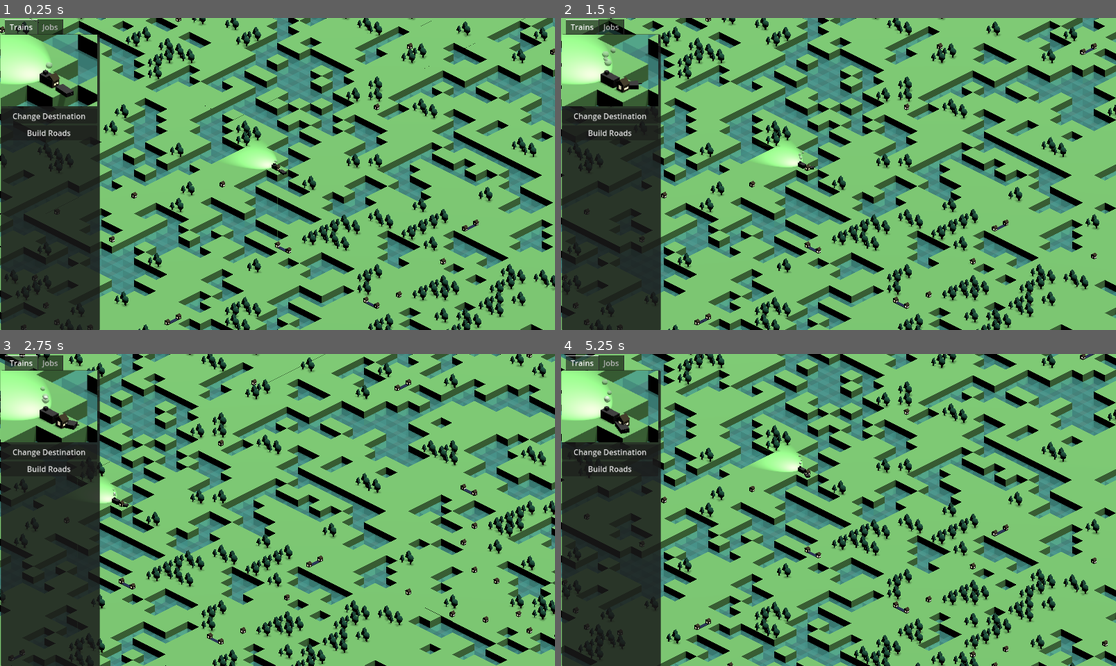
Above: before the commit, frames 1-4 (two rows, left to right).
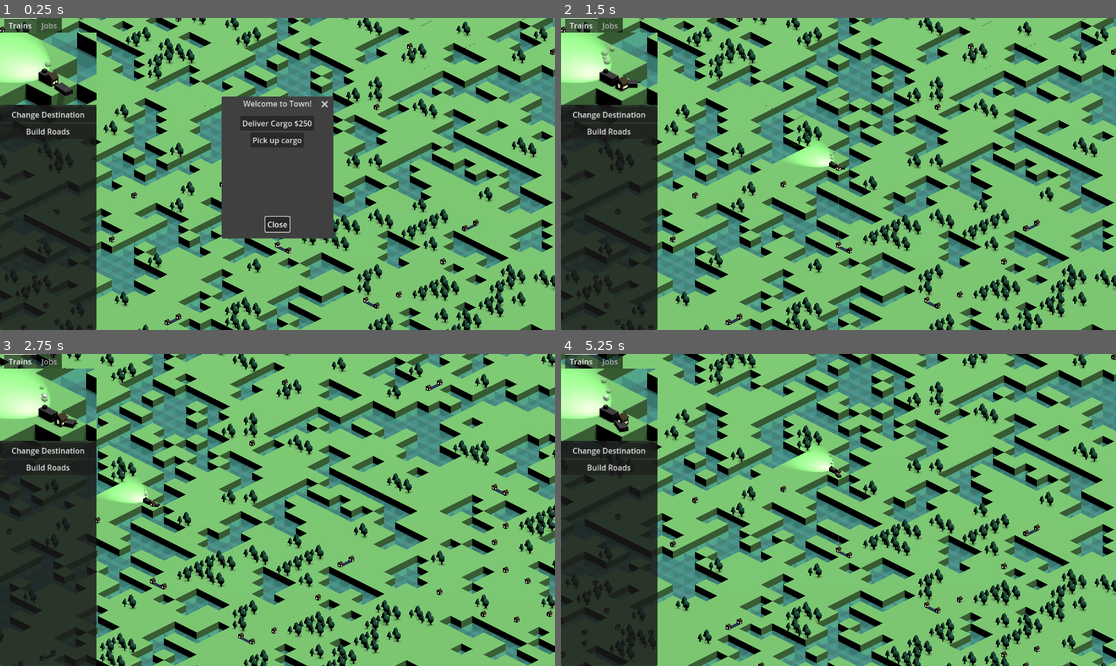
Above: after the commit, the same moments.

Repository: maryilewis/fantasy-railroad
Game: Godot game, scene res://World Map/World Map.tscn
Two runs of this game, one before a commit and one after it. Both use one fixed random seed, a clock stepped at 60 frames per second and the inputs below.
Inputs (mouse positions are in pixels of both pictures, inside the frame that each line leads up to):
- Up to frame 1 (0.25 s): no input
- Up to frame 2 (1.5 s): tap Enter at 0.5 s; move the mouse to (960, 158) at 0.52 s; hold D 0.53-1.25 s; click (960, 158) at 0.67 s; tap Space at 1.25 s; drag from (727, 189) to (810, 236) at 1.27 s
- Up to frame 3 (2.75 s): move the mouse to (333, 441) at 2.02 s; hold D from 2.03 s (still down); click (333, 441) at 2.17 s
- Up to frame 4 (5.25 s): release D at 2.75 s; tap Enter at 2.75 s; drag from (810, 572) to (672, 463) at 2.77 s; move the mouse to (1005, 556) at 3.52 s; hold A 3.53-4.25 s; click (1005, 556) at 3.67 s; drag from (672, 463) to (755, 432) at 4.27 s; tap Space at 5 s; move the mouse to (866, 510) at 5.02 s; hold S from 5.03 s (still down); click (866, 510) at 5.17 s

The runs differ from the first frame. In frame 1, 11% of the frame differs, in the area x 0-61%, y 0-100%; in frame 2, 53%; in frame 3, 51%; in frame 4, 54%, in the area x 0-100%, y 0-100%.

Commit message:
working on menus

Diff:
--- a/Menus/Details/details menu.tscn
+++ b/Menus/Details/details menu.tscn
@@ -6,36 +6,40 @@
 
 [node name="Control" type="Control"]
 layout_mode = 3
-anchors_preset = 0
-offset_left = 2.0
-offset_top = -32.0
-offset_right = 42.0
-offset_bottom = 8.0
+anchors_preset = 9
+anchor_bottom = 1.0
+grow_vertical = 2
+size_flags_horizontal = 3
+size_flags_vertical = 3
 script = ExtResource("1_4pmgl")
 
 [node name="TabContainer" type="TabContainer" parent="."]
-layout_mode = 0
-offset_top = 35.0
-offset_right = 205.0
-offset_bottom = 681.0
+custom_minimum_size = Vector2(200, 0)
+layout_mode = 1
+anchors_preset = 9
+anchor_bottom = 1.0
+offset_right = 200.0
+grow_vertical = 2
 
 [node name="Trains" type="Panel" parent="TabContainer"]
+custom_minimum_size = Vector2(200, 0)
 layout_mode = 2
 theme = ExtResource("1_fkumv")
 
 [node name="VBoxContainer" type="VBoxContainer" parent="TabContainer/Trains"]
-layout_mode = 0
-offset_right = 40.0
-offset_bottom = 40.0
+layout_mode = 1
+offset_right = 200.0
+offset_bottom = 220.0
 
 [node name="SubViewportContainer" type="SubViewportContainer" parent="TabContainer/Trains/VBoxContainer"]
 clip_contents = true
 layout_mode = 2
+size_flags_vertical = 3
 
 [node name="SubViewport" type="SubViewport" parent="TabContainer/Trains/VBoxContainer/SubViewportContainer"]
 handle_input_locally = false
 size = Vector2i(200, 150)
-render_target_update_mode = 0
+render_target_update_mode = 4
 
 [node name="TrainCam" type="Camera3D" parent="TabContainer/Trains/VBoxContainer/SubViewportContainer/SubViewport"]
 transform = Transform3D(0.707107, -0.353553, 0.612373, 0, 0.866026, 0.499999, -0.707107, -0.353553, 0.612373, 10, 5, 10)
--- a/Menus/Town Menu/Town Menu.gd
+++ b/Menus/Town Menu/Town Menu.gd
@@ -1,6 +1,6 @@
-extends Node2D
+extends Control
 
-#TODO: I think this should be a tooltip
+#TODO: I think this should be a log and a tooltip
 
 var town: TownNode
 
@@ -10,7 +10,10 @@
 
 func show_menu(_town):
 	town = _town
-	$RichTextLabel.text = "You have arrived in " + town.display_name
+	#$PanelContainer/Panel/MarginContainer/RichTextLabel.text = "You have arrived in " + town.display_name
+	#add_button ( String text, bool right=false, String action="" )
+	#for job in list, is it this town and do you have the cargo? if so, add a button (hide when the job is complete)
+	#for export in this town, add a button to pick some up (disabled if you have no room)
 
 # Called every frame. 'delta' is the elapsed time since the previous frame.
 func _process(_delta):
--- a/Menus/Town Menu/Town Menu.tscn
+++ b/Menus/Town Menu/Town Menu.tscn
@@ -2,12 +2,45 @@
 
 [ext_resource type="Script" path="res://Menus/Town Menu/Town Menu.gd" id="1_i53v6"]
 
-[node name="Town Menu" type="Node2D"]
+[node name="Town Menu" type="Control"]
+layout_mode = 3
+anchors_preset = 8
+anchor_left = 0.5
+anchor_top = 0.5
+anchor_right = 0.5
+anchor_bottom = 0.5
+grow_horizontal = 2
+grow_vertical = 2
+size_flags_horizontal = 4
+size_flags_vertical = 4
+tooltip_text = "town menu"
+mouse_filter = 1
 script = ExtResource("1_i53v6")
 
-[node name="Pop-up" type="PopupPanel" parent="."]
+[node name="AcceptDialog" type="AcceptDialog" parent="."]
+title = "Welcome to Town!"
+initial_position = 1
+size = Vector2i(216, 257)
+visible = true
+mouse_passthrough = true
+ok_button_text = "Close"
 
-[node name="RichTextLabel" type="RichTextLabel" parent="Pop-up"]
-offset_right = 100.0
-offset_bottom = 40.0
-text = "You have arrived in"
+[node name="VBoxContainer" type="VBoxContainer" parent="AcceptDialog"]
+offset_left = 8.0
+offset_top = 8.0
+offset_right = 208.0
+offset_bottom = 208.0
+grow_horizontal = 2
+grow_vertical = 2
+tooltip_text = "bvoxcontainer"
+
+[node name="Complete Job" type="Button" parent="AcceptDialog/VBoxContainer"]
+layout_mode = 2
+size_flags_horizontal = 4
+text = "Deliver Cargo $250"
+
+[node name="Pick Up Cargo" type="Button" parent="AcceptDialog/VBoxContainer"]
+layout_mode = 2
+size_flags_horizontal = 4
+text = "Pick up cargo
+"
--- a/World Map/World Map.tscn
+++ b/World Map/World Map.tscn
@@ -26,6 +26,6 @@
 
 [node name="underground" parent="." instance=ExtResource("4_hp1to")]
 
-[node name="Control" parent="." instance=ExtResource("5_jigrt")]
+[node name="Town Menu" parent="." instance=ExtResource("5_loopm")]
 
-[node name="Town Menu" parent="." instance=ExtResource("5_loopm")]
+[node name="Details Menu" parent="." instance=ExtResource("5_jigrt")]
